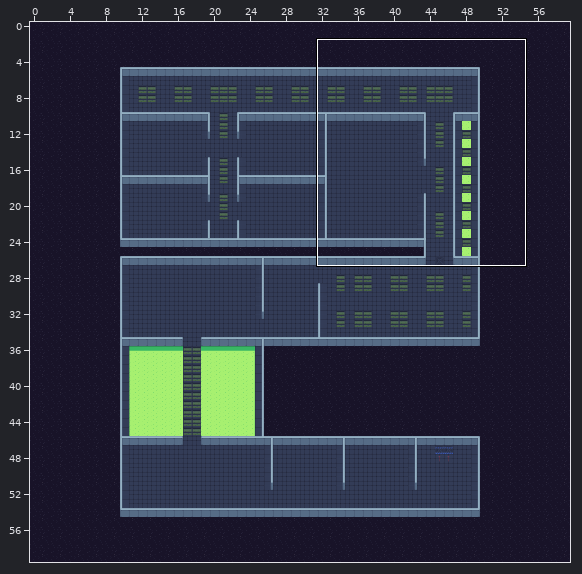
Tiled map: public/assets/map/level_1.tmx. Above: a wide view before the commit, with the close-up outlined.
Close-up. First the earlier version:
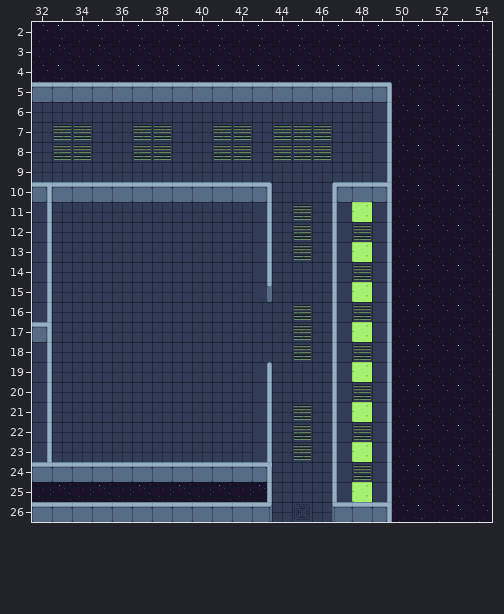
Cells are 32x32 px. Shown: x 32..54, y 2..26. The commit also changed other parts of the map, which this record leaves out.
And afterwards:
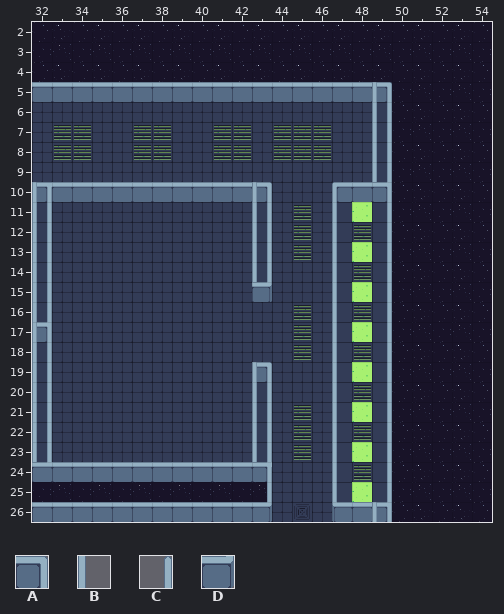
Key: from "tileset x1": A 8, B 75, C 157, D 378.
_ is an empty cell, . an unchanged one.
Tiles of an added or newly shown layer are drawn over the layers below it.
From old to new:
--- layer "UI/Walls"
@@ x 43..43 @@
-19 C
+19 A
--- layer "UI/Walls 2" (added)
@@ x 32..49 @@
- 5 ................._
- 6 ................._
- 7 ................._
- 8 ................._
- 9 ................._
-10 _.........._......
-11 _.........._......
-12 _.........._......
-13 _.........._......
-14 _.........._......
-15 _.........._......
-16 _.................
-17 _.................
-18 _.................
-19 _.........._......
-20 _.........._......
-21 _.........._......
-22 _.........._......
-23 _.........._......
+ 5 .................B
+ 6 .................B
+ 7 .................B
+ 8 .................B
+ 9 .................B
+10 B..........B......
+11 B..........B......
+12 B..........B......
+13 B..........B......
+14 B..........B......
+15 B..........D......
+16 B.................
+17 B.................
+18 B.................
+19 B..........B......
+20 B..........B......
+21 B..........B......
+22 B..........B......
+23 B..........B......
@@ x 49..49 @@
-26 _
+26 B
